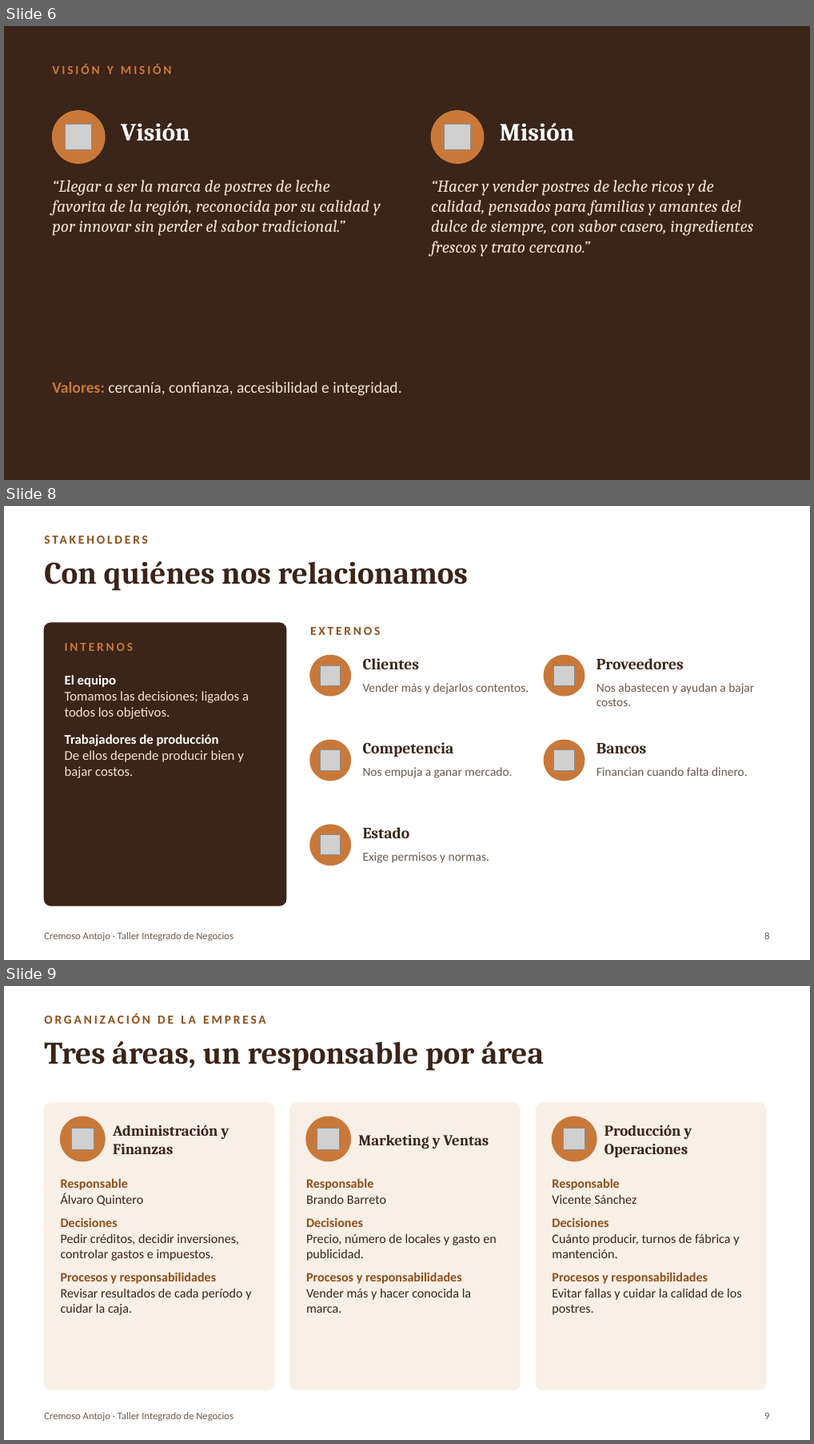
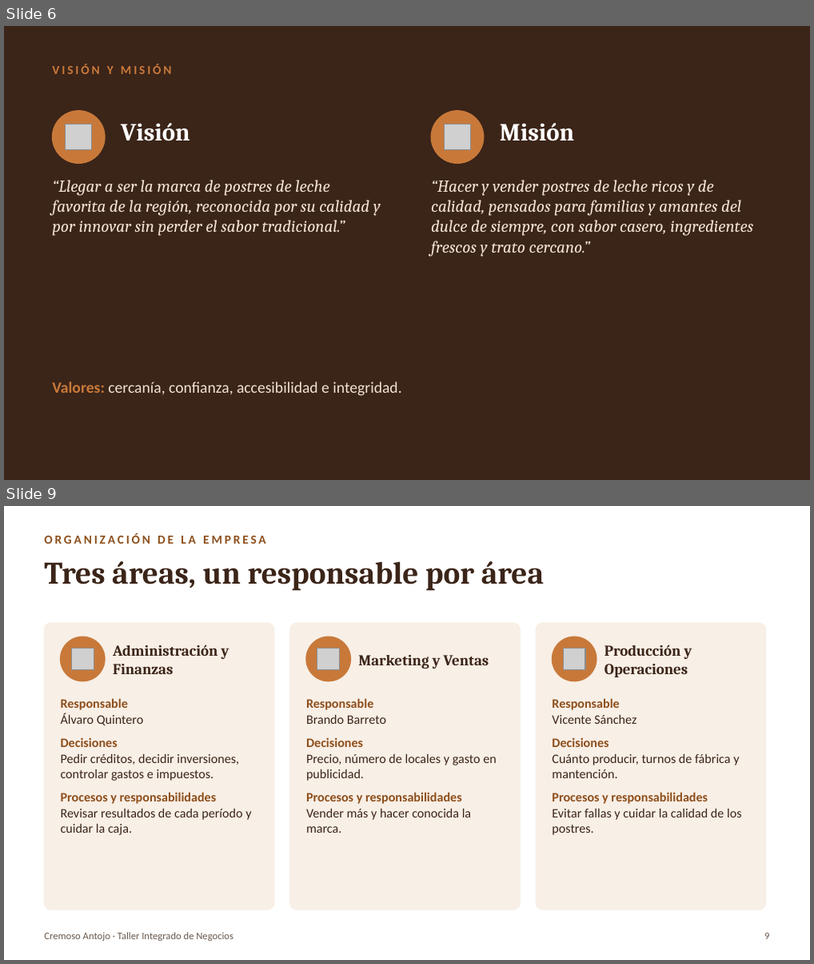
Before and after one commit to alvaroquintero0806-pixel/claude, a slide deck: Presentacion_Cremoso_Antojo.pptx. Shown one above the other, each under a label of ours: slides 6, 8 and 9 before the commit, slides 6 and 9 after it; the slides between them are not shown. The pictures are 814x1444 and 814x964 pixels, drawn with LibreOffice and Linux fonts; fonts in the diff are those of the drawing; grey boxes stand for pictures. Boxes give left, top, right and bottom in pixels: in the first picture for what was removed or moved away, otherwise in the second. Text is boxed around its words. In the diff, an @@ line names an element or a change of style, - is before the commit and + after.

```diff
--- a/Presentacion_Cremoso_Antojo.pptx
+++ b/Presentacion_Cremoso_Antojo.pptx
@@ slide 8 removed at (4,506,810,960), background #FFFFFF @@
@@ text removed at (44,532,770,552) @@
-STAKEHOLDERS
@@ text removed at (44,561,469,591) @@
-Con quiénes nos relacionamos
@@ rounded rectangle removed at (44,623,286,905) @@
@@ text removed at (65,643,134,651) @@
-INTERNOS
@@ text removed at (310,627,380,635) @@
-EXTERNOS
@@ ellipse removed at (310,655,350,696) @@
@@ picture removed at (320,666,340,686) @@
@@ text removed at (363,658,420,670) @@
-Clientes
@@ ellipse removed at (544,655,585,696) @@
@@ picture removed at (554,666,575,686) @@
@@ text removed at (597,658,684,669) @@
-Proveedores
@@ text removed at (65,675,249,778) @@
-El equipo
-Tomamos las decisiones; ligados a todos los objetivos.
-Trabajadores de producción
-De ellos depende producir bien y bajar costos.
@@ text removed at (363,683,529,694) @@
-Vender más y dejarlos contentos.
@@ text removed at (597,683,754,706) @@
-Nos abastecen y ayudan a bajar costos.
@@ ellipse removed at (310,740,350,780) @@
@@ text removed at (363,742,454,756) @@
-Competencia
@@ ellipse removed at (544,740,585,780) @@
@@ text removed at (597,743,646,753) @@
-Bancos
@@ picture removed at (320,749,340,770) @@
@@ text removed at (363,767,512,778) @@
-Nos empuja a ganar mercado.
@@ picture removed at (554,749,575,770) @@
@@ text removed at (597,767,748,776) @@
-Financian cuando falta dinero.
@@ ellipse removed at (310,824,350,865) @@
@@ picture removed at (320,835,340,855) @@
@@ text removed at (363,827,410,838) @@
-Estado
@@ text removed at (363,852,490,863) @@
-Exige permisos y normas.
@@ text removed at (44,932,234,940) @@
-Cremoso Antojo · Taller Integrado de Negocios
@@ text removed at (765,932,770,939) @@
-8
```
Also in this commit, not shown: 8 slides changed, 2 slides added, 2 other slides removed.
